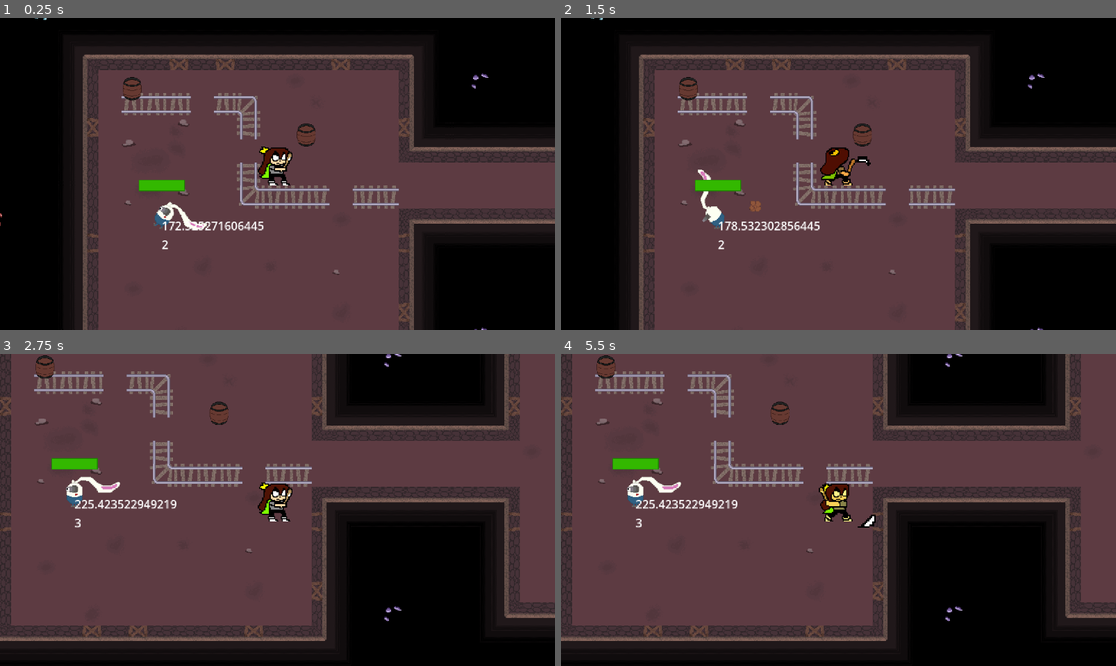
Above: before the commit, frames 1-4 (two rows, left to right).
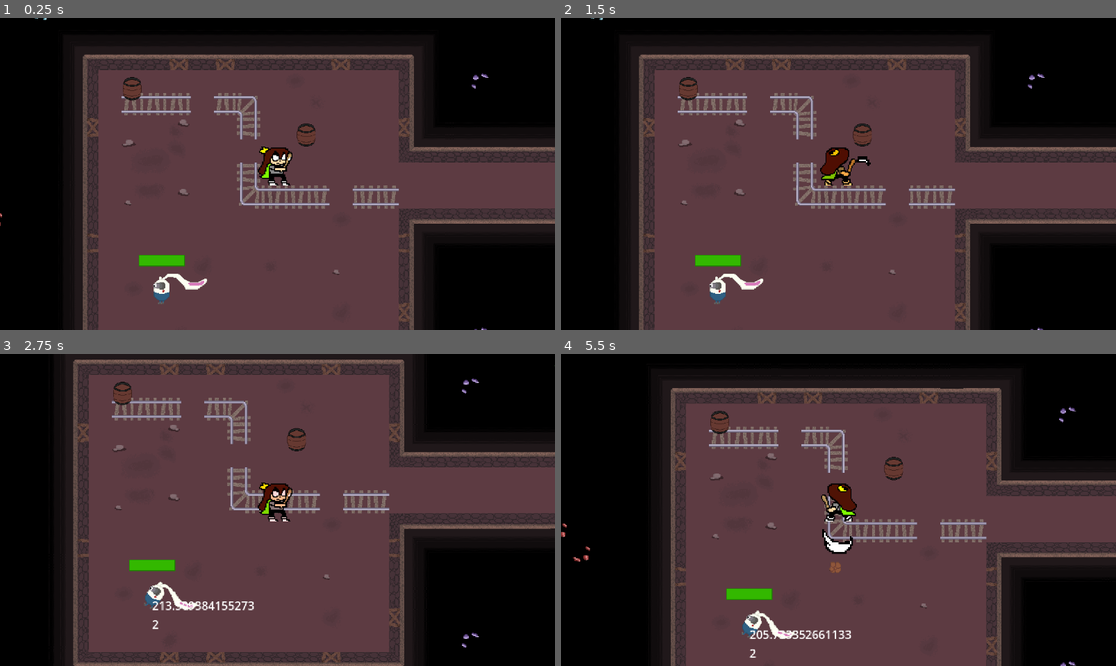
Above: after the commit, the same moments.

Repository: Megameca04/Proyecto_Cuki
Game: Godot game, scene res://Pruebas.tscn
Two runs of this game, one before a commit and one after it. Both use one fixed random seed, a clock stepped at 60 frames per second and the inputs below.
Inputs:
- Up to frame 1 (0.25 s): no input
- Up to frame 2 (1.5 s): tap Enter at 0.5 s; hold Right (ui_right) 0.53-1.28 s; hold Z (Atacar) 0.53-1.28 s; hold Down (ui_down) from 1.28 s (still down); tap X (Dash) at 1.35 s
- Up to frame 3 (2.75 s): release Down (ui_down) at 2.03 s; hold Right (ui_right) from 2.03 s (still down); hold Z (Atacar) from 2.03 s (still down)
- Up to frame 4 (5.5 s): release Right (ui_right) at 2.78 s; release Z (Atacar) at 2.78 s; hold Up (ui_up) 2.78-3.53 s; tap X (Dash) at 2.85, 4.35 s; hold Z (Atacar) 3.53-4.28 s; hold Left (ui_left) 3.53-5.03 s; hold Down (ui_down) from 5.03 s (still down); hold Z (Atacar) from 5.03 s (still down)

The runs differ from the first frame. In frame 1, 1.6% of the frame differs, in the area x 25-48%, y 51-92%; in frame 2, 1.6%; in frame 3, 50%; in frame 4, 61%, in the area x 0-100%, y 0-100%.

Commit message:
Finalización Porteo a Godot 4.2

Diff:
--- a/Cuki-Clash of the Kuins/Entidades/Enemigos/Bum.tscn
+++ b/Cuki-Clash of the Kuins/Entidades/Enemigos/Bum.tscn
@@ -5,7 +5,6 @@
 [ext_resource type="Texture2D" uid="uid://q367cv8ywqsc" path="res://Sprites/Enemigos/Bun.png" id="2_oe7r6"]
 [ext_resource type="PackedScene" uid="uid://dljqaqas8it2e" path="res://Componentes/CukiHealthbar.tscn" id="3_8p41f"]
 [ext_resource type="PackedScene" uid="uid://6wpanuw2c5wd" path="res://Componentes/ElementalState.tscn" id="5_bmhe3"]
-
 
 [sub_resource type="CircleShape2D" id="CircleShape2D_obhf7"]
 radius = 16.0
--- a/Cuki-Clash of the Kuins/Pruebas.tscn
+++ b/Cuki-Clash of the Kuins/Pruebas.tscn
@@ -43,5 +43,5 @@
 position = Vector2(112, 688)
 
 [node name="Chooty" parent="." instance=ExtResource("6_16leo")]
-position = Vector2(120, 240)
-element = 2
+position = Vector2(120, 344)
+element = 6
--- a/Cuki-Clash of the Kuins/Scripts/Enemigos/Bum.gd
+++ b/Cuki-Clash of the Kuins/Scripts/Enemigos/Bum.gd
@@ -1,19 +1,27 @@
 extends CharacterBody2D
 
 enum ExplosiveEaterState { Chill, SearchingBarrel, Pursuing, Exploding, NormalRabion }
+
+const ATTACK = preload("res://Entidades/Elementos combates/Explosion.tscn")
+
+var state: int  = ExplosiveEaterState.Chill
+var movement : Vector2 = Vector2()
+var knockback : Vector2 = Vector2()
+var in_knockback : bool = false
+
 var Cuki = null
 var CukiOnAttackRange = null
 var barrelToGet = null
-var state = ExplosiveEaterState.Chill
-var movement = Vector2()
-var knockback = Vector2()
-var in_knockback = false
-const ATTACK = preload("res://Entidades/Explosion.tscn")
+
 @onready var health = $Salud
 @onready var health_bar = $ProgressBar
 @onready var hide_timer = $Hide_timer
 @onready var attack_spawner = $AttackSpawner
 @onready var elemental_state = $ElementalState # Referencia a la barra de estado de los elementos
+@onready var sprite = $Sprite2D
+@onready var col_shape = $CollisionShape2D
+@onready var animations = $AnimationPlayer
+
 @export var explosiveEaterSpeed = 100
 
 func _ready():
@@ -30,32 +38,38 @@
 
 func animationFace():
 	if movement.x <= 1:
-		$Sprite2D.scale.x = -1
-		$CollisionShape2D.scale.x = -1
+		sprite.scale.x = -1
+		col_shape.scale.x = -1
 	elif movement.x >= -1:
-		$Sprite2D.scale.x = 1
-		$CollisionShape2D.scale.x = 1
+		sprite.scale.x = 1
+		col_shape.scale.x = 1
 
 func stateAndAnimationChange(bunState):
 	state = bunState
 	if bunState == ExplosiveEaterState.Chill || bunState == ExplosiveEaterState.SearchingBarrel || bunState == ExplosiveEaterState.NormalRabion:
-		$AnimationPlayer.play("Empty")
+		animations.play("Empty")
 	if bunState == ExplosiveEaterState.Pursuing:
-		$AnimationPlayer.play("Full")
+		animations.play("Full")
 	if bunState == ExplosiveEaterState.Exploding:
-		$AnimationPlayer.play("Explode")
+		animations.play("Explode")
 
 func explosiveEaterMovement():
-	if elemental_state.getMovementState() != "Paralyzed" && elemental_state.getMovementState() != "Frozen" && elemental_state.getMovementState() != "Tar":
-		if state == ExplosiveEaterState.Pursuing || state == ExplosiveEaterState.NormalRabion:
+
+	if elemental_state.getState() != 2 and elemental_state.getState() != 9 && elemental_state.getState() != 6:
+
+		if state == ExplosiveEaterState.Pursuing or state == ExplosiveEaterState.NormalRabion:
 			movement = position.direction_to(Cuki.position)
-		if state == ExplosiveEaterState.SearchingBarrel && barrelToGet != null:
+
+		if state == ExplosiveEaterState.SearchingBarrel and barrelToGet != null:
 			movement = position.direction_to(barrelToGet.position)
-		if state == ExplosiveEaterState.SearchingBarrel && barrelToGet == null:
+
+		if state == ExplosiveEaterState.SearchingBarrel and barrelToGet == null:
 			checkClosestBarrel()
+
 		if state == ExplosiveEaterState.Exploding:
 			movement = Vector2.ZERO
-		if (elemental_state.getMovementState() == "Ice"):
+
+		if (elemental_state.getState() == 4):
 			set_velocity(movement * explosiveEaterSpeed / 2 + knockback)
 		else:
 			set_velocity(movement * explosiveEaterSpeed + knockback)
@@ -65,17 +79,22 @@
 func checkClosestBarrel():
 	var distanceToBarrel = 99999999
 	var barrels = get_tree().get_nodes_in_group("Barrels")
+
 	for barrel in barrels:
+
 		if barrel.global_position.distance_to(self.global_position) < distanceToBarrel:
+
 			distanceToBarrel = barrel.global_position.distance_to(self.global_position)
 			barrelToGet = barrel
+
 	if (barrelToGet != null):
 		stateAndAnimationChange(ExplosiveEaterState.SearchingBarrel)
 	else:
 		stateAndAnimationChange(ExplosiveEaterState.NormalRabion)
 
 func attackPlayer():
-	if elemental_state.getMovementState() != "Paralyzed" && elemental_state.getMovementState() != "Frozen":
+
+	if elemental_state.getState() != 2 && elemental_state.getState() != 9:
 		var atk = ATTACK.instantiate()
 		atk.add_to_group("expl_bun")
 		atk.global_position = attack_spawner.global_position
@@ -90,13 +109,13 @@
 	body.queue_free()
 
 func attackedBySomething(knockbackForce, healthLost, something):
-	if elemental_state.getMovementState() != "Frozen":
+	if elemental_state.getState() != 9:
 		in_knockback = true
-		knockback -= knockbackForce*Vector2(cos(get_angle_to(something.position)),sin(get_angle_to(something.position)))
+		knockback -= knockbackForce*Vector2(cos(get_angle_to(something.global_position)),sin(get_angle_to(something.global_position)))
 		$Knockback_timer.start()
 		health_bar.show()
 		hide_timer.start()
-		if elemental_state.getMovementState() == "Venom":
+		if elemental_state.getState() == 5:
 			health.current -= healthLost * 2
 		else:
 			health.current -= healthLost
@@ -107,14 +126,16 @@
 		checkClosestBarrel()
 
 func _on_hitbox_body_entered(body):
-	if elemental_state.getMovementState() != "Paralyzed" && elemental_state.getMovementState() != "Frozen":
+	if elemental_state.getState() != 2 and elemental_state.getState() != 9:
 		if body.is_in_group("Barrels") && state == ExplosiveEaterState.SearchingBarrel:
 			eatBarrel(body)
 		if body.get_name() == "Cuki" && state == ExplosiveEaterState.Pursuing:
 			stateAndAnimationChange(ExplosiveEaterState.Exploding)
 
 func _on_attack_area_body_entered(body):
-	if elemental_state.getMovementState() != "Paralyzed" && elemental_state.getMovementState() != "Frozen":
+
+	if elemental_state.getState() != 2 and elemental_state.getState() != 9:
+
 		if body.get_name() == "Cuki" && state == ExplosiveEaterState.Pursuing:
 			stateAndAnimationChange(ExplosiveEaterState.Exploding)
 
@@ -123,19 +144,23 @@
 
 func _on_hitbox_area_entered(area):
 	if area.is_in_group("C_attack"):
+
 		if state == ExplosiveEaterState.Pursuing:
 			attackPlayer()
 		else:
 			attackedBySomething(350, 1, area)
+
 	if area.is_in_group("expl_attack") || area.is_in_group("expl_blonk"):
+
 		if state == ExplosiveEaterState.Pursuing:
 			attackPlayer()
 		else:
 			attackedBySomething(600, 4, area)
+
 		if area.is_in_group("Elements"):
-			# elemental_state.contactWithElement(area.name)
+
 			elemental_state.contactWithElementGroup(area.get_groups())
-			if (area.name == "Water" && elemental_state.getMovementState() == "Paralyzed"):
+			if (area.element == 4 && elemental_state.getState() == 2):
 				attackedBySomething(0, 1, area)
 
 func _on_hide_timer_timeout():
--- a/Cuki-Clash of the Kuins/Scripts/Enemigos/Chooty.gd
+++ b/Cuki-Clash of the Kuins/Scripts/Enemigos/Chooty.gd
@@ -41,6 +41,7 @@
 @onready var health_bar = $ProgressBar
 @onready var hide_timer = $Hide_timer
 @onready var elemental_state = $ElementalState
+@onready var animations = $AnimationPlayer
 
 func _ready():
 	health.connect("changed",Callable(health_bar,"set_value"))
@@ -112,13 +113,13 @@
 
 	match chootyState:
 		ChootyState.PATROL:
-			$AnimationPlayer.play("Default")
+			animations.play("Default")
 		ChootyState.RUNNING:
-			$AnimationPlayer.play("Default")
+			animations.play("Default")
 		ChootyState.SHOOTING:
-			$AnimationPlayer.play("Shoot")
+			animations.play("Shoot")
 		ChootyState.RESTING:
-			$AnimationPlayer.play("Default")
+			animations.play("Default")
 
 func shoot_stone():
 
@@ -182,7 +183,6 @@
 	if Cuki != null:
 		bubble.objective_position = Cuki.global_position
 		call_deferred("add_sibling",bubble)
-		bubble.element = element
 
 func shock_stone():
 	var stone = PROJECTILES["S"].instantiate()
--- a/Cuki-Clash of the Kuins/Scripts/Enemigos/Proyectiles Chooty/Dardo_veneno.gd
+++ b/Cuki-Clash of the Kuins/Scripts/Enemigos/Proyectiles Chooty/Dardo_veneno.gd
@@ -26,6 +26,6 @@
 
 		if cuerpo.is_in_group("Enemy") or cuerpo.name == "Cuki":
 			get_collider().attackedBySomething(0,1,self)
-			get_collider().elemental_damage("Poison")
+			get_collider().elemental_damage(5)
 
 	self.queue_free()
Not shown, changed: .gitignore
